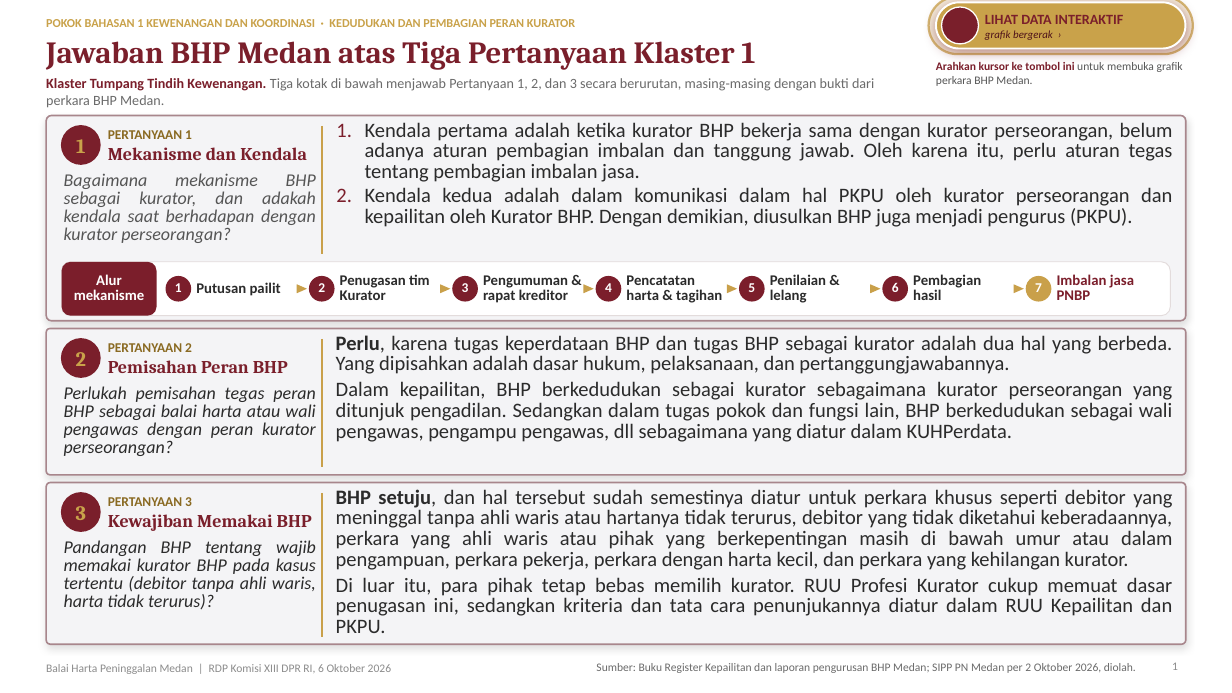
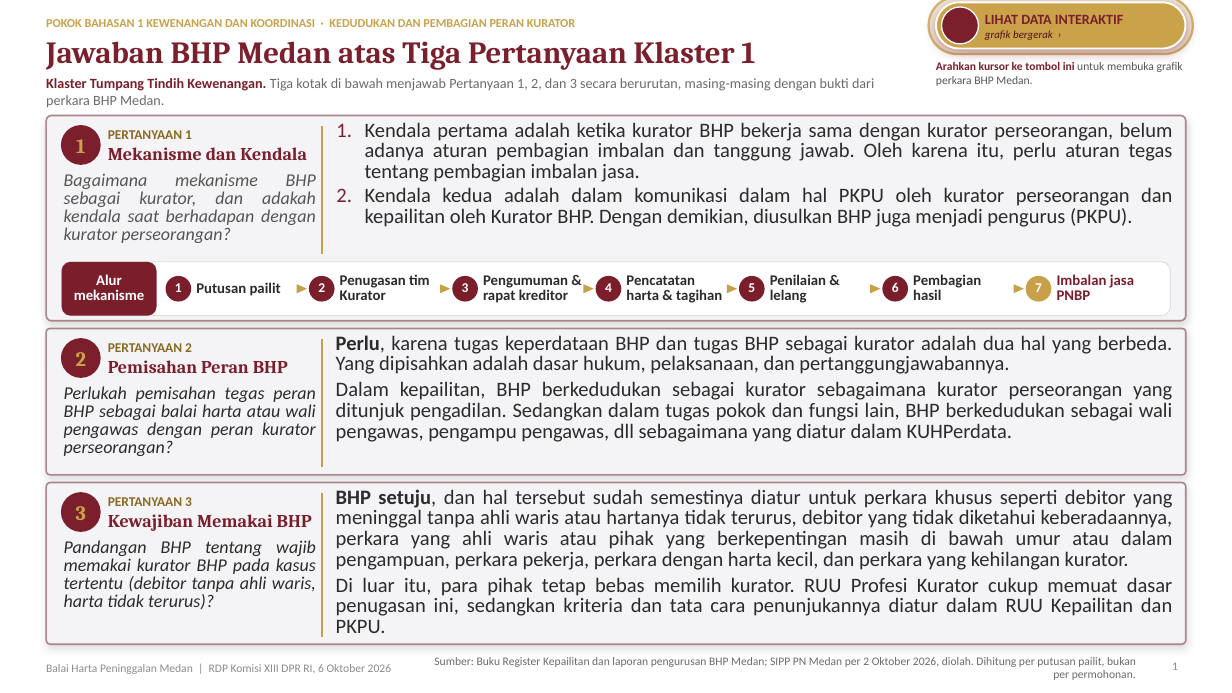
Before and after one commit to embamtaufik13-collab/Slide-bhp-medan, a slide deck: slide 1 of BHP-Medan-Paparan-Klaster-1.pptx. Drawn at 1232x693 pixels with LibreOffice and Linux fonts; fonts in the diff are those of the drawing; background and template pictures are left out. Boxes give left, top, right and bottom in pixels: in the first picture for what was removed or moved away, otherwise in the second. Text is boxed around its words. In the diff, an @@ line names an element or a change of style, - is before the commit and + after.

```diff
--- a/BHP-Medan-Paparan-Klaster-1.pptx
+++ b/BHP-Medan-Paparan-Klaster-1.pptx
@@ text at [434, 657, 1136, 680]: text changed @@
-Sumber: Buku Register Kepailitan dan laporan pengurusan BHP Medan; SIPP PN Medan per 2 Oktober 2026, diolah.
+Sumber: Buku Register Kepailitan dan laporan pengurusan BHP Medan; SIPP PN Medan per 2 Oktober 2026, diolah. Dihitung per putusan pailit, bukan per permohonan.
```
